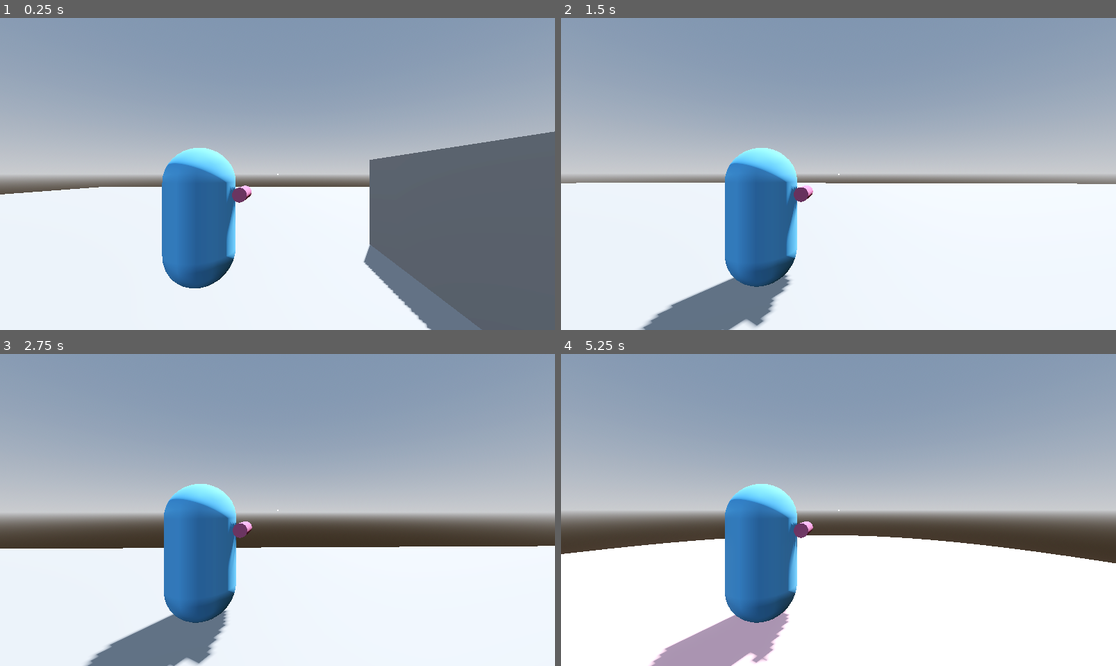
Above: before the commit, frames 1-4 (two rows, left to right).
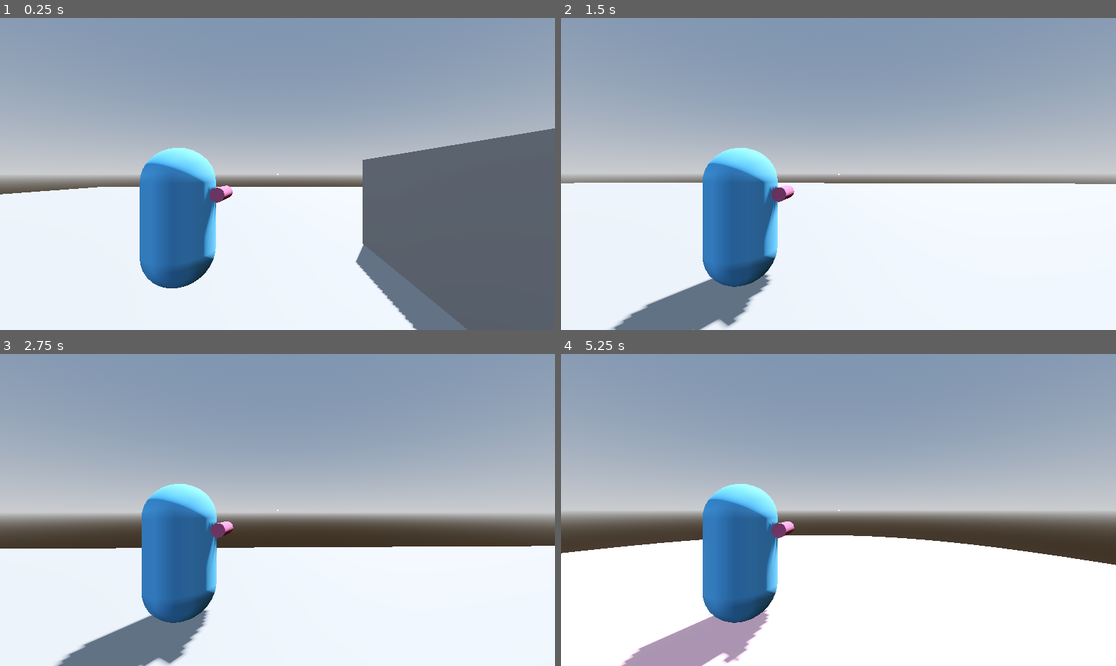
Above: after the commit, the same moments.

Repository: RocoGreen/godot-learning-project
Game: Godot game, scene res://maps/test_map_1/test_map_1.tscn
Two runs of this game, one before a commit and one after it. Both use one fixed random seed, a clock stepped at 60 frames per second and the inputs below.
Inputs (mouse positions are in pixels of both pictures, inside the frame that each line leads up to):
- Up to frame 1 (0.25 s): no input
- Up to frame 2 (1.5 s): move the mouse to (866, 174) at 0.52 s; hold Space (ascend) 0.53-1.28 s; hold W (move_forward) from 0.53 s (still down); move the mouse to (810, 174) at 1.27 s; tap Ctrl (crouch) at 1.35 s
- Up to frame 3 (2.75 s): keep holding W (move_forward); move the mouse to (288, 503) at 2.02 s; click (288, 503) at 2.1 s
- Up to frame 4 (5.25 s): keep holding W (move_forward); move the mouse to (832, 516) at 2.77 s; tap one key every 0.75 s from 2.85 s: Shift (run) F (toggle_flying_mode) Mouse wheel up (toggle_weapon_mode) Q (ultimate); move the mouse to (877, 513) at 3.52 s; move the mouse to (794, 506) at 4.27 s; move the mouse to (844, 510) at 5.02 s

The runs differ from the first frame. In frame 1, 7.4% of the frame differs, in the area x 0-100%, y 35-100%; in frame 2, 7.3%; in frame 3, 7.2%; in frame 4, 7.3%.

Commit message:
Reworked Luna Snow weapon and reflected new way to get a position look at player aim direction

Diff:
--- a/entities/playables/luna_snow/components/abilities/clap/playable_luna_snow_clap_ability_component.gd
+++ b/entities/playables/luna_snow/components/abilities/clap/playable_luna_snow_clap_ability_component.gd
@@ -171,33 +171,22 @@
 
 
 func _get_where_clap_ends() -> Vector3:
-	var ray_to_get_obstacle_player_aims_at_info: Dictionary = camera_component.ray_to_aim_direction(
-			CollisionMaskLibrary.get_obstacles()
-	);
-
-	var where_to_clap_at: Vector3;
-
-	if ray_to_get_obstacle_player_aims_at_info.has("position"):
-		where_to_clap_at = ray_to_get_obstacle_player_aims_at_info.get("position");
-	else:
-		where_to_clap_at = camera_component.get_position_to_look_at_aim_direction();
-
 	var where_clap_starts: Vector3 = _get_where_clap_starts();
+	var where_to_clap_at: Vector3 = camera_component.get_position_to_look_at_aim_direction(
+			false,
+			CollisionMaskLibrary.get_obstacles(),
+	);
 
 	obstacle_at_center_detector_ray_cast.look_at_from_position(where_clap_starts, where_to_clap_at);
 	obstacle_at_center_detector_ray_cast.target_position.z = -clap_maximum_length_meters;
 
 	obstacle_at_center_detector_ray_cast.force_raycast_update();
 
-	var where_clap_ends: Vector3;
-
 	if obstacle_at_center_detector_ray_cast.is_colliding():
-		where_clap_ends = obstacle_at_center_detector_ray_cast.get_collision_point();
+		return obstacle_at_center_detector_ray_cast.get_collision_point();
 	else:
 		var clap_direction: Vector3 = where_clap_starts.direction_to(where_to_clap_at);
-		where_clap_ends = where_clap_starts + (clap_direction * clap_maximum_length_meters);
-
-	return where_clap_ends;
+		return where_clap_starts + (clap_direction * clap_maximum_length_meters);
 
 
 func _heal_or_damage_entities_hit_by_clap() -> void:
--- a/entities/playables/luna_snow/components/ultimate/playable_luna_snow_ultimate_component.gd
+++ b/entities/playables/luna_snow/components/ultimate/playable_luna_snow_ultimate_component.gd
@@ -257,7 +257,7 @@
 	if not EntityComponent.is_object_an_entity(body): return;
 
 	var entity_who_entered: PhysicsBody3D = EntityComponent.cast_object_to_entity(body);
-	var entity_who_entered_identity := EntityIdentity.from_entity(entity_who_entered);
+	var entity_who_entered_identity: EntityIdentity = EntityIdentity.from_entity(entity_who_entered);
 
 	if not entity_who_entered_identity: return;
 	if not entity_who_entered_identity.team == playable_luna_snow_identity.team: return;
@@ -274,7 +274,7 @@
 	if not EntityComponent.is_object_an_entity(body): return;
 
 	var entity_who_exited: PhysicsBody3D = EntityComponent.cast_object_to_entity(body);
-	var entity_who_exited_identity := EntityIdentity.from_entity(entity_who_exited);
+	var entity_who_exited_identity: EntityIdentity = EntityIdentity.from_entity(entity_who_exited);
 
 	if not entity_who_exited_identity: return;
 	if not entity_who_exited_identity.team == playable_luna_snow_identity.team: return;
--- a/entities/playables/luna_snow/components/weapon/playable_luna_snow_weapon_component.gd
+++ b/entities/playables/luna_snow/components/weapon/playable_luna_snow_weapon_component.gd
@@ -21,12 +21,18 @@
 @export var healing_or_damage_manual_mode: bool = false;
 @export_custom(PROPERTY_HINT_INPUT_NAME, "") var weapon_input_action: StringName = &"primary_fire";
 
+@export_group("Bullet Debug VFX Line Settings")
+@export var bullet_debug_vfx_line_display_duration_seconds: float = 0.1;
+@export var bullet_debug_vfx_line_color: Color = Color.SKY_BLUE;
+
 @onready var bullet_start_position_anchor_marker_3d: Marker3D = %BulletStartPositionAnchor;
 @onready var bullet_ray_cast: PlayableHitscanBullet = %Bullet;
 
 @onready var debug_draw: DebugDraw3D = %DebugDraw3D;
 
-var _draw_line_end: Vector3 = Vector3.ZERO;
+var _show_bullet_debug_vfx_line: bool = false;
+var _bullet_debug_vfx_line_start_position: Vector3 = Vector3.ZERO;
+var _bullet_debug_vfx_line_end_position: Vector3 = Vector3.ZERO;
 
 var _shooting_valley: bool = false;
 var _in_recovery: bool = false;
@@ -35,14 +41,9 @@
 
 
 func _process(_delta: float) -> void:
-	if _draw_line_end == Vector3.ZERO: return;
+	if not _show_bullet_debug_vfx_line: return;
 
-	debug_draw.draw_line(
-			debug_draw.to_local(bullet_start_position_anchor_marker_3d.global_position),
-			debug_draw.to_local(_draw_line_end),
-			Color.SKY_BLUE,
-			5.0
-	);
+	_display_bullet_debug_vfx_line();
 
 
 func _physics_process(_delta: float) -> void:
@@ -67,10 +68,9 @@
 		await get_tree().create_timer(delay_between_shots).timeout;
 
 	_shooting_valley = false;
+
 	_in_recovery = true;
-
 	await get_tree().create_timer(recovery_delay_after_valley).timeout;
-
 	_in_recovery = false;
 
 
@@ -79,38 +79,54 @@
 
 	if ray_to_get_what_player_aims_at_results.is_empty(): return;
 
-	var where_bullet_starts: Vector3 = bullet_start_position_anchor_marker_3d.global_position;
+	var where_bullet_starts: Vector3 = _get_where_bullet_starts();
 	var where_bullet_ends: Vector3 = ray_to_get_what_player_aims_at_results.get("position");
+
 	var hit_something: bool = bullet_ray_cast.launch(where_bullet_starts, where_bullet_ends);
 
 	if not hit_something: return;
 
+	_handle_bullet_hit_something_response();
+
+
+func _get_where_bullet_starts() -> Vector3:
+	return bullet_start_position_anchor_marker_3d.global_position;
+
+
+func _handle_bullet_hit_something_response() -> void:
+	var where_bullet_starts: Vector3 = _get_where_bullet_starts();
 	var what_player_aims_at: Object = bullet_ray_cast.get_collider();
 	var aim_point_on_what_player_aims_at: Vector3 = bullet_ray_cast.get_collision_point();
 
 	if EntityComponent.is_object_an_entity(what_player_aims_at):
-		var entity_player_aims_at: PhysicsBody3D = \
-				EntityComponent.cast_object_to_entity(what_player_aims_at);
-		var entity_player_aims_at_identity := EntityIdentity.from_entity(entity_player_aims_at);
+		_handle_bullet_hit_entity_response(what_player_aims_at);
 
-		if entity_player_aims_at_identity:
-			if healing_or_damage_manual_mode:
-				if _manual_mode == _ManualMode.HEALING:
-					_apply_healing_to_entity(entity_player_aims_at);
+	_setup_and_start_displaying_bullet_debug_vfx_line(
+			where_bullet_starts,
+			aim_point_on_what_player_aims_at,
+			bullet_debug_vfx_line_display_duration_seconds,
 
-				elif _manual_mode == _ManualMode.DAMAGE:
-					_apply_damage_to_entity(entity_player_aims_at);
+	);
 
-			else:
-				if entity_player_aims_at_identity.team == playable_luna_snow_identity.team:
-					_apply_healing_to_entity(entity_player_aims_at);
 
-				else:
-					_apply_damage_to_entity(entity_player_aims_at);
+func _handle_bullet_hit_entity_response(entity_hit: PhysicsBody3D) -> void:
+	var entity_hit_identity: EntityIdentity = EntityIdentity.from_entity(entity_hit);
 
-	_draw_line_end = aim_point_on_what_player_aims_at;
-	await get_tree().create_timer(0.1).timeout;
-	_draw_line_end = Vector3.ZERO;
+	if not entity_hit_identity: return;
+
+	if healing_or_damage_manual_mode:
+		if _manual_mode == _ManualMode.HEALING:
+			_apply_healing_to_entity(entity_hit);
+
+		elif _manual_mode == _ManualMode.DAMAGE:
+			_apply_damage_to_entity(entity_hit);
+
+	else:
+		if entity_hit_identity.team == playable_luna_snow_identity.team:
+			_apply_healing_to_entity(entity_hit);
+
+		else:
+			_apply_damage_to_entity(entity_hit);
 
 
 func _apply_healing_to_entity(entity: PhysicsBody3D) -> void:
@@ -143,3 +159,26 @@
 	elif _manual_mode == _ManualMode.DAMAGE:
 		_manual_mode = _ManualMode.HEALING;
 		print("Luna Snow Weapon Healing Mode engaged !");
+
+
+func _setup_and_start_displaying_bullet_debug_vfx_line(
+		line_start_position: Vector3,
+		line_end_position: Vector3,
+		display_duration_seconds: float,
+) -> void:
+	_show_bullet_debug_vfx_line = true;
+	_bullet_debug_vfx_line_start_position = line_start_position;
+	_bullet_debug_vfx_line_end_position = line_end_position;
+
+	await get_tree().create_timer(display_duration_seconds).timeout;
+
+	_show_bullet_debug_vfx_line = false;
+
+
+func _display_bullet_debug_vfx_line() -> void:
+	debug_draw.draw_line(
+			debug_draw.to_local(_bullet_debug_vfx_line_start_position),
+			debug_draw.to_local(_bullet_debug_vfx_line_end_position),
+			bullet_debug_vfx_line_color,
+			5.0,
+	);
--- a/entities/playables/luna_snow/playable_luna_snow.tscn
+++ b/entities/playables/luna_snow/playable_luna_snow.tscn
@@ -43,7 +43,7 @@
 [node name="ForPlayer" type="Node3D" parent="Components" unique_id=1273793414]
 
 [node name="Camera" parent="Components/ForPlayer" unique_id=825915530 node_paths=PackedStringArray("playable") instance=ExtResource("4_hvm6w")]
-transform = Transform3D(1, 0, 0, 0, 1, 0, 0, 0, 1, 1.1276095, 0.61176896, 0)
+transform = Transform3D(1, 0, 0, 0, 1, 0, 0, 0, 1, 1.4317074, 0.61176896, 0)
 playable = NodePath("../../..")
 following_smoothness = 0.9
 
